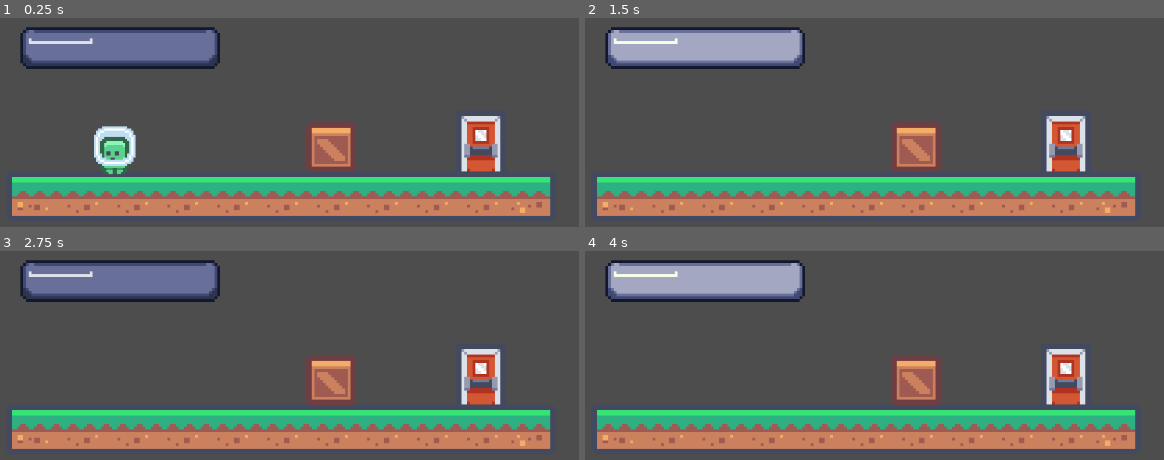
Above: before the commit, frames 1-4 (two rows, left to right).
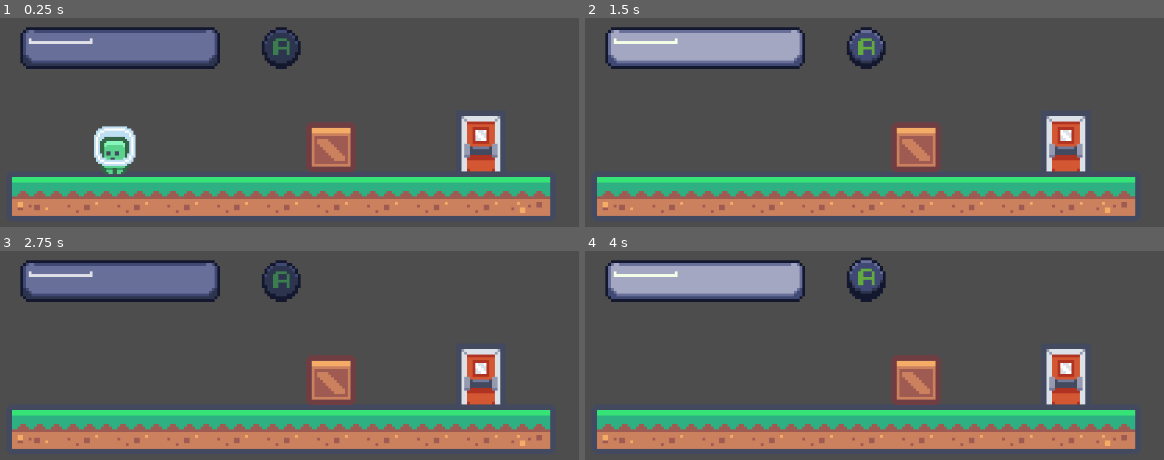
Above: after the commit, the same moments.

Repository: E-Be/GMTK_GJ2024
Game: Godot game, scene res://scenes/level2.tscn
Two runs of this game, one before a commit and one after it. Both use one fixed random seed, a clock stepped at 60 frames per second and the inputs below. This scene is started directly instead of the project's main scene.
Inputs (mouse positions are in pixels of both pictures, inside the frame that each line leads up to):
- Up to frame 1 (0.25 s): no input
- Up to frame 2 (1.5 s): move the mouse to (1048, 124) at 0.52 s; hold D (move_right) from 0.53 s (still down); tap S (look_down) at 0.6 s; tap Space (jump) at 0.77 s; move the mouse to (712, 168) at 1.27 s; tap W (look_up) at 1.35 s
- Up to frame 3 (2.75 s): tap Space (jump) at 1.52 s; move the mouse to (370, 280) at 2.02 s; release D (move_right) at 2.03 s; hold A (move_left) from 2.03 s (still down); hold Right mouse button (shoot_minus) from 2.03 s (still down)
- Up to frame 4 (4 s): move the mouse to (outside the picture) at 2.77 s; release A (move_left) at 2.78 s; release Right mouse button (shoot_minus) at 2.78 s; hold D (move_right) from 2.78 s (still down); click (outside the picture) at 2.85 s; tap Space (jump) at 3.02, 3.77 s; move the mouse to (1111, 447) at 3.52 s; tap S (look_down) at 3.6 s

The runs differ from the first frame. In frame 1, 1.0% of the frame differs, in the area x 45-52%, y 4-25%; in frame 2, 1.0%; in frame 3, 1.0%; in frame 4, 1.1%, in the area x 45-52%, y 2-25%.

Commit message:
ajout de l'affichage du bouton de saut manette

Diff:
--- /dev/null
+++ b/scenes/keys and buttons/buttons/a-button.tscn
@@ -0,0 +1,46 @@
+[gd_scene load_steps=7 format=3 uid="uid://dlyfy03b8mqbj"]
+
+[ext_resource type="Texture2D" uid="uid://7k132dwkg78i" path="res://sprites/gdb-xbox-2.png" id="1_sxqgc"]
+
+[sub_resource type="AtlasTexture" id="AtlasTexture_dhipp"]
+atlas = ExtResource("1_sxqgc")
+region = Rect2(48, 48, 16, 16)
+
+[sub_resource type="AtlasTexture" id="AtlasTexture_ueye0"]
+atlas = ExtResource("1_sxqgc")
+region = Rect2(64, 48, 16, 16)
+
+[sub_resource type="AtlasTexture" id="AtlasTexture_4d8fk"]
+atlas = ExtResource("1_sxqgc")
+region = Rect2(80, 48, 16, 16)
+
+[sub_resource type="AtlasTexture" id="AtlasTexture_883m7"]
+atlas = ExtResource("1_sxqgc")
+region = Rect2(96, 48, 16, 16)
+
+[sub_resource type="SpriteFrames" id="SpriteFrames_r7bsx"]
+animations = [{
+"frames": [{
+"duration": 1.0,
+"texture": SubResource("AtlasTexture_dhipp")
+}, {
+"duration": 1.0,
+"texture": SubResource("AtlasTexture_ueye0")
+}, {
+"duration": 1.0,
+"texture": SubResource("AtlasTexture_4d8fk")
+}, {
+"duration": 1.0,
+"texture": SubResource("AtlasTexture_883m7")
+}],
+"loop": true,
+"name": &"default",
+"speed": 5.0
+}]
+
+[node name="A-key" type="Node2D"]
+
+[node name="AnimatedSprite2D" type="AnimatedSprite2D" parent="."]
+sprite_frames = SubResource("SpriteFrames_r7bsx")
+autoplay = "default"
+frame_progress = 0.187228
--- a/scenes/keys and buttons/buttons/right-stick.tscn
+++ /dev/null
@@ -1,31 +0,0 @@
-[gd_scene load_steps=5 format=3 uid="uid://0v05nu2htgi5"]
-
-[ext_resource type="Texture2D" uid="uid://7k132dwkg78i" path="res://sprites/gdb-xbox-2.png" id="1_gbxbl"]
-
-[sub_resource type="AtlasTexture" id="AtlasTexture_7he4h"]
-atlas = ExtResource("1_gbxbl")
-region = Rect2(215, 71, 18, 18)
-
-[sub_resource type="AtlasTexture" id="AtlasTexture_eegpc"]
-atlas = ExtResource("1_gbxbl")
-region = Rect2(197, 71, 18, 18)
-
-[sub_resource type="SpriteFrames" id="SpriteFrames_g5rj8"]
-animations = [{
-"frames": [{
-"duration": 1.0,
-"texture": SubResource("AtlasTexture_7he4h")
-}, {
-"duration": 1.0,
-"texture": SubResource("AtlasTexture_eegpc")
-}],
-"loop": true,
-"name": &"default",
-"speed": 5.0
-}]
-
-[node name="A-key" type="Node2D"]
-
-[node name="AnimatedSprite2D" type="AnimatedSprite2D" parent="."]
-sprite_frames = SubResource("SpriteFrames_g5rj8")
-frame_progress = 0.850373
--- a/scenes/level2.tscn
+++ b/scenes/level2.tscn
@@ -1,11 +1,12 @@
-[gd_scene load_steps=12 format=3 uid="uid://f2iess5rqdqg"]
+[gd_scene load_steps=13 format=3 uid="uid://f2iess5rqdqg"]
 
 [ext_resource type="Texture2D" uid="uid://dt7jm1d5fpsv" path="res://sprites/TIleMaps/industrial_tilemap_packed.png" id="1_rpcxb"]
 [ext_resource type="Texture2D" uid="uid://cb33j2utyg5x6" path="res://sprites/TIleMaps/tilemap_packed.png" id="2_s1lsl"]
 [ext_resource type="PackedScene" uid="uid://b7cfju8j4mdqd" path="res://scenes/objects/door.tscn" id="3_umn01"]
-[ext_resource type="PackedScene" uid="uid://c4w0th13mettp" path="res://scenes/objects/crate.tscn" id="4_jqg84"]
+[ext_resource type="PackedScene" uid="uid://ubq53vtoj4iv" path="res://scenes/objects/crate.tscn" id="4_jqg84"]
 [ext_resource type="PackedScene" uid="uid://crwf1ea2sv08o" path="res://scenes/player.tscn" id="4_nvjr1"]
 [ext_resource type="PackedScene" uid="uid://50a5de50a6ei" path="res://scenes/keys and buttons/keys/space-key.tscn" id="5_vwyk7"]
+[ext_resource type="PackedScene" uid="uid://dlyfy03b8mqbj" path="res://scenes/keys and buttons/buttons/a-button.tscn" id="6_dox5k"]
 
 [sub_resource type="TileSetAtlasSource" id="TileSetAtlasSource_e5k7r"]
 texture = ExtResource("1_rpcxb")
@@ -1023,6 +1024,7 @@
 [sub_resource type="TileSetScenesCollectionSource" id="TileSetScenesCollectionSource_ny5jf"]
 resource_name = "Controls"
 scenes/1/scene = ExtResource("5_vwyk7")
+scenes/2/scene = ExtResource("6_dox5k")
 
 [sub_resource type="TileSet" id="TileSet_4go8o"]
 tile_size = Vector2i(18, 18)
@@ -1039,7 +1041,7 @@
 tile_set = SubResource("TileSet_4go8o")
 rendering_quadrant_size = 18
 format = 2
-layer_0/tile_data = PackedInt32Array(65534, 65537, 0, 65535, 131073, 0, 0, 131073, 0, 1, 131073, 0, 2, 131073, 0, 3, 131073, 0, 4, 131073, 0, 5, 131073, 0, 6, 131073, 0, 7, 131073, 0, 8, 196609, 0, -65529, 2, 65536, -131065, 786432, 0, -65532, 2, 131072, -131074, 4, 65536)
+layer_0/tile_data = PackedInt32Array(65534, 65537, 0, 65535, 131073, 0, 0, 131073, 0, 1, 131073, 0, 2, 131073, 0, 3, 131073, 0, 4, 131073, 0, 5, 131073, 0, 6, 131073, 0, 7, 131073, 0, 8, 196609, 0, -65529, 2, 65536, -131065, 786432, 0, -65532, 2, 131072, -131074, 4, 65536, -196605, 4, 131072)
 
 [node name="Player" parent="." instance=ExtResource("4_nvjr1")]
 position = Vector2(1, -8)
